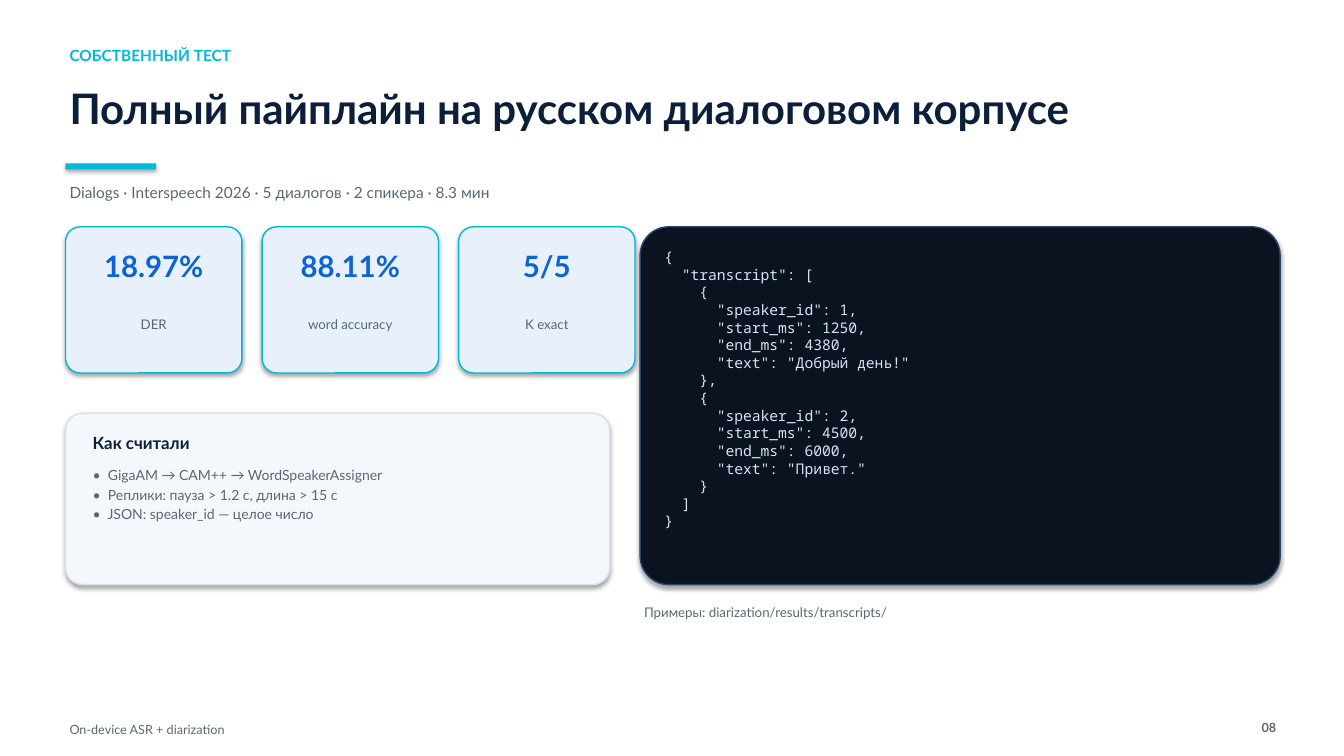
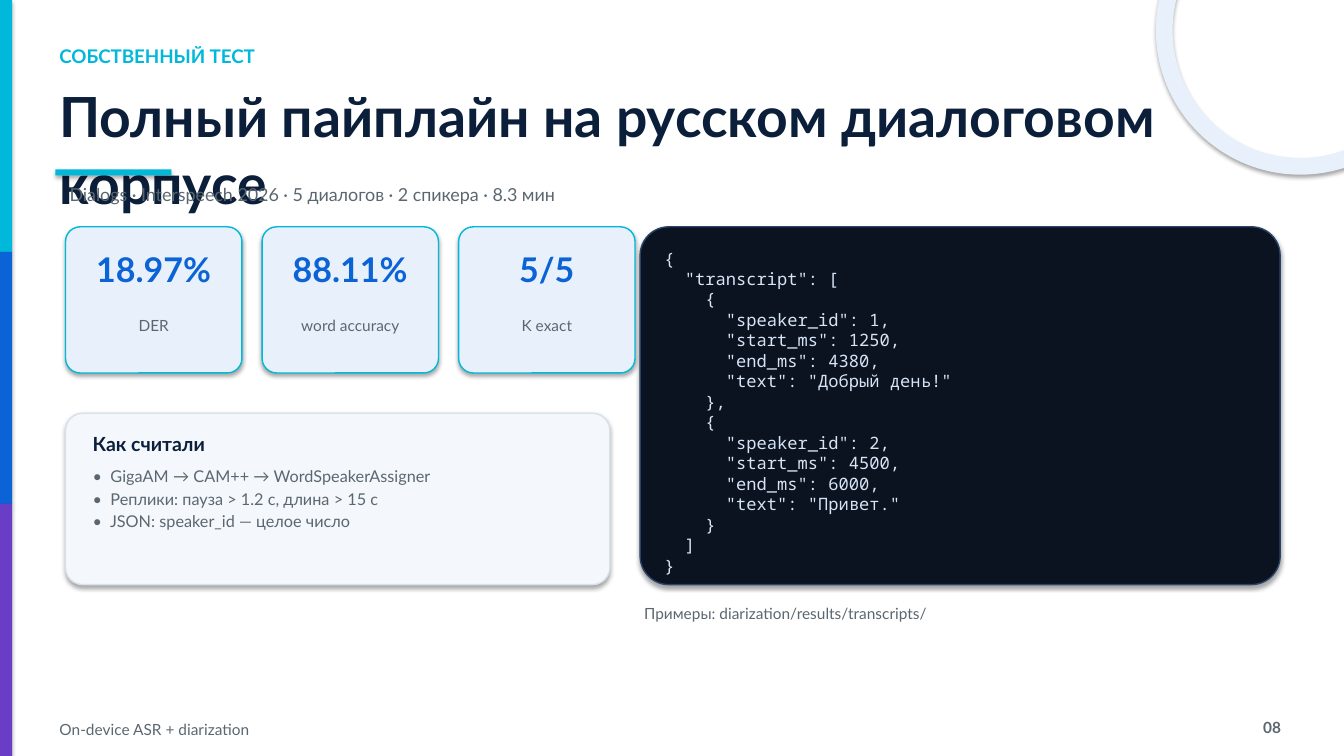
Before and after one commit to VershininSemyon/nuclear_hack_team_corgi, a slide deck: slide 8 of artifacts/hackathon_defense.pptx. Drawn at 1344x756 pixels with LibreOffice and Linux fonts; fonts in the diff are those of the drawing. Boxes give left, top, right and bottom in pixels: in the first picture for what was removed or moved away, otherwise in the second. Text is boxed around its words. In the diff, an @@ line names an element or a change of style, - is before the commit and + after.

Commit message:
Add audio seeking, playback controls, EN localization and new report
- seek bar with pause, replay-from-start and stop; slider hides on stop/finish\n- RU/EN switch on the library screen; UI strings translated\n- editable LLM prompt with reset pinned to the card edge\n- full-width status cards with centered ready/failed dots\n- PDF report expanded with the complete diarization chain\n- deck: larger type, benchmark slide, accent design

```diff
--- a/artifacts/hackathon_defense.pptx
+++ b/artifacts/hackathon_defense.pptx
@@ rectangle added at [0, 0, 12, 252], fill #00B8D9 @@
@@ ellipse added at [1165, 0, 1344, 166], outline #E8F1FB 12 pt @@
@@ text "СОБСТВЕННЫЙ ТЕСТ": place and size @@
-text "СОБСТВЕННЫЙ ТЕСТ" at [70, 48, 231, 61]
+text "СОБСТВЕННЫЙ ТЕСТ" at [59, 46, 255, 63]
@@ text "СОБСТВЕННЫЙ ТЕСТ" at [59, 46, 255, 63]: size 11 to 13.3 pt @@
@@ text "Полный пайплайн на русском диалоговом ...": place and size @@
-text "Полный пайплайн на русском диалоговом ..." at [70, 93, 1070, 132]
+text "Полный пайплайн на русском диалоговом ..." at [59, 97, 1155, 214]
@@ text "Полный пайплайн на русском диалоговом ..." at [59, 97, 1155, 214]: size 30 to 39.4 pt @@
@@ rectangle: place and size @@
-rectangle at [66, 163, 156, 169]
+rectangle at [55, 169, 171, 175]
@@ text "Dialogs · Interspeech 2026 · ..." at [70, 186, 555, 206]: size 11 to 12.8 pt @@
@@ rectangle added at [0, 252, 12, 504], fill #0B63D6 @@
@@ size 21 to 24.4 pt in 3 elements at [96, 257, 211, 283], [293, 257, 408, 283], [519, 256, 574, 284] @@
@@ text "{" at [685, 272, 952, 514]: size 10.5 to 12.2 pt @@
@@ text "Как считали" at [93, 437, 205, 451]: size 12 to 13.9 pt @@
@@ text "• GigaAM → CAM++ → ..." at [110, 470, 431, 530]: size 10 to 11.6 pt @@
@@ rectangle added at [0, 504, 12, 756], fill #6A3DC7 @@
@@ size 9.5 to 11 pt in 4 elements at [139, 320, 169, 331], [301, 320, 399, 334], [522, 320, 572, 331], [644, 607, 926, 622] @@
@@ text "On-device ASR + diarization": place and size @@
-text "On-device ASR + diarization" at [70, 724, 225, 734]
+text "On-device ASR + diarization" at [59, 723, 249, 735]
@@ text "On-device ASR + diarization" at [59, 723, 249, 735]: size 9 to 11 pt @@
@@ text "08" at [1263, 722, 1281, 733]: size 9 to 11 pt @@
```
Also in this commit, not shown: 10 other slides changed, 1 slide added, 1 slide removed, 8 other files.
